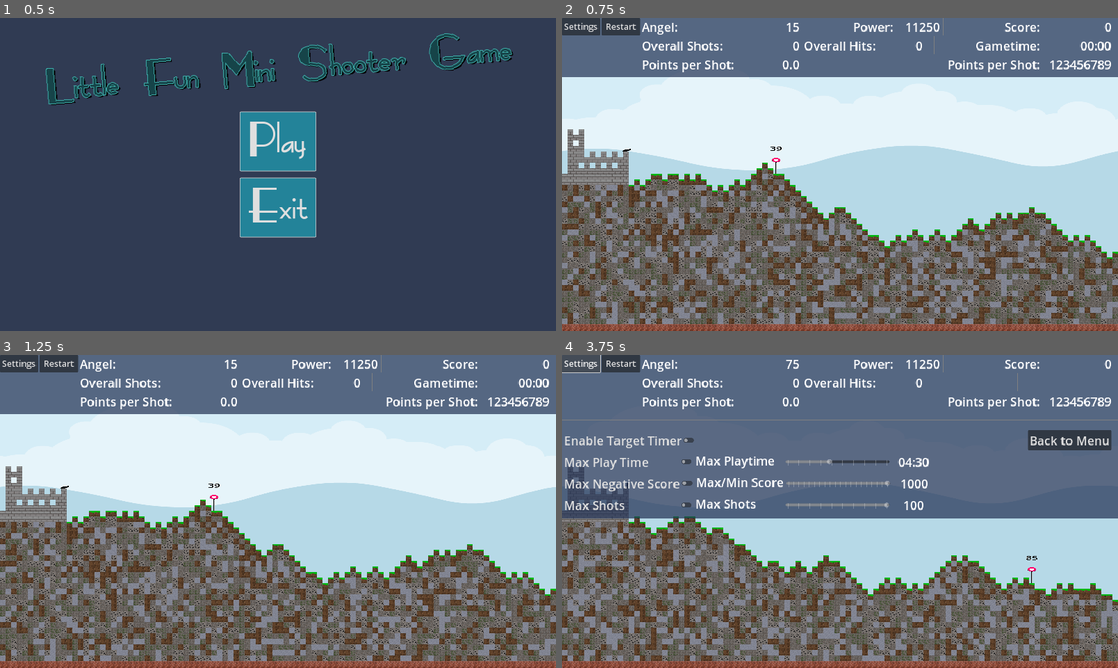
Above: before the commit, frames 1-4 (two rows, left to right).
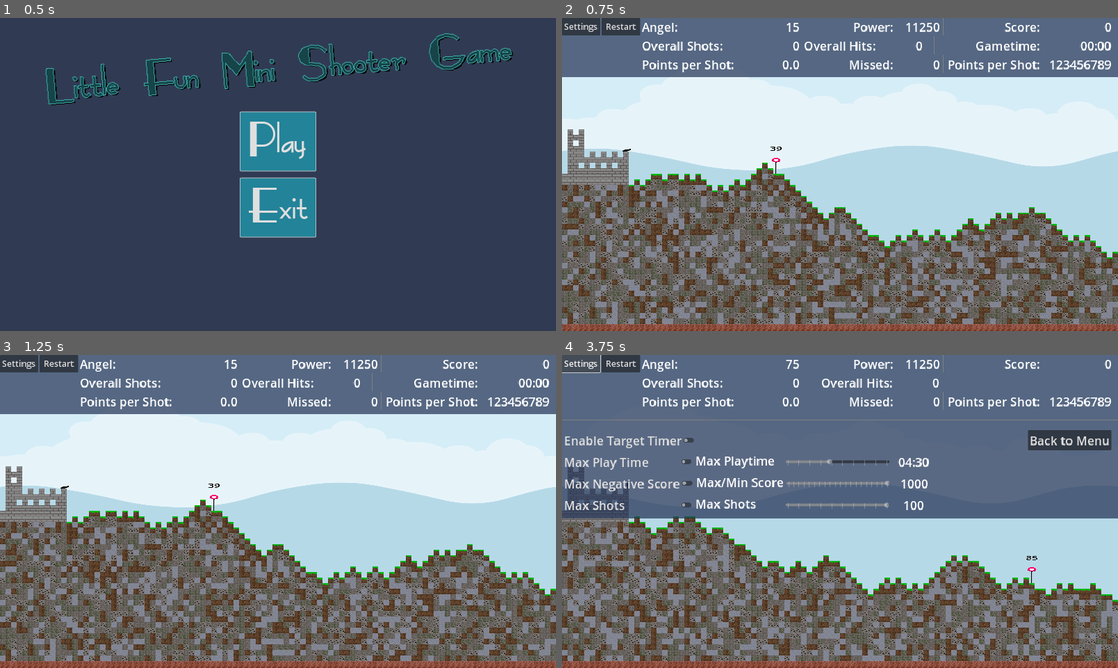
Above: after the commit, the same moments.

Repository: Coding-4Fun/Just4Fun_Mini_Shootergame
Game: Godot game, scene res://UI/MainMenuUI.tscn
Two runs of this game, one before a commit and one after it. Both use one fixed random seed, a clock stepped at 60 frames per second and the inputs below.
Inputs:
- Up to frame 1 (0.5 s): no input
- Up to frame 2 (0.75 s): click "Play" at 0.5 s
- Up to frame 3 (1.25 s): no input
- Up to frame 4 (3.75 s): click "Restart" at 1.25 s; click "Restart" at 2 s; click "Restart" at 2.75 s; click "Settings" at 3.5 s

Frame 1 is identical in both runs. In frame 2, 0.1% of the frame differs, in the area x 51-69%, y 11-18%; in frame 3, 0.1%; in frame 4, 0.5%, in the area x 43-82%, y 5-18%.

Commit message:
Add: Display Missed shot counter

Diff:
--- a/UI/InGameUI.gd
+++ b/UI/InGameUI.gd
@@ -5,6 +5,7 @@
 var _shots : float = 0
 var _score : float = 0
 var _hits : float = 0
+var _missed : float = 0
 
 var _backgroundMin := Vector2i(170,470)
 
@@ -46,6 +47,7 @@
 
 	$BoxContainer/HBoxHudMiddle/hBoxShots/labShots.text = str(_shots)
 	$BoxContainer/HBoxHudMiddle/hBoxHits/labHits.text = str(_hits)
+	$BoxContainer/HBoxHudBottom/hBoxMisHits/labMissHits.text = str(_missed)
 	$BoxContainer/HBoxHudTop/hBoxScore/labScore.text = str(_score)
 	$BoxContainer/HBoxHudTop/hBoxPower/labPower.text = str(test.min_velocity)
 	$BoxContainer/HBoxHudBottom/hBoxPointsPerShot/labPointsPerShots.text = "0.0"
@@ -75,23 +77,28 @@
 func _on_UIScore_Change(score) -> void:
 	_score += score
 	$BoxContainer/HBoxHudTop/hBoxScore/labScore.text = str(_score)
-	GSM.emit_signal("GameStateChange", _score, _hits, _shots)
+	# GSM.emit_signal("GameStateChange", _score, _hits, _shots)
 	if score > 0:
 		_hits += 1
 		$BoxContainer/HBoxHudMiddle/hBoxHits/labHits.text = str(_hits)
-		GSM.emit_signal("GameStateChange", _score, _hits, _shots)
 	if _shots != 0:
 		var pps:float = float(float(_score) / float(_shots))
 		$BoxContainer/HBoxHudBottom/hBoxPointsPerShot/labPointsPerShots.text = "%.3f" % pps
+	if score < 0:
+		_missed += 1
+		$BoxContainer/HBoxHudBottom/hBoxMisHits/labMissHits.text = str(_missed)
+	GSM.emit_signal("GameStateChange", _score, _hits, _shots)
 
 ## Reset the Game
 func _on_buttGameReset_button_pressed() -> void:
 	_shots = 0.0
 	_score = 0.0
 	_hits = 0.0
+	_missed = 0.0
 	$BoxContainer/HBoxHudTop/hBoxScore/labScore.text = str(_score)
 	$BoxContainer/HBoxHudMiddle/hBoxShots/labShots.text = str(_shots)
 	$BoxContainer/HBoxHudMiddle/hBoxHits/labHits.text = str(_hits)
+	$BoxContainer/HBoxHudBottom/hBoxMisHits/labMissHits.text = str(_missed)
 	$BoxContainer/HBoxHudBottom/hBoxPointsPerShot/labPointsPerShots.text = "0.0"
 	emit_signal("UIResetGame")
 	GSM.GameTimerTimeElapsed = 0
--- a/UI/IngameUI_Redesign.tscn
+++ b/UI/IngameUI_Redesign.tscn
@@ -91,7 +91,6 @@
 [node name="label" type="Label" parent="BoxContainer/HBoxHudTop/hBoxPower"]
 layout_mode = 2
 size_flags_horizontal = 10
-size_flags_vertical = 0
 theme_override_font_sizes/font_size = 35
 text = "Power:"
 horizontal_alignment = 2
@@ -105,6 +104,7 @@
 horizontal_alignment = 2
 
 [node name="VSeparator3" type="VSeparator" parent="BoxContainer/HBoxHudTop"]
+custom_minimum_size = Vector2(10, 0)
 layout_mode = 2
 size_flags_horizontal = 3
 
@@ -169,12 +169,13 @@
 
 [node name="hBoxHits" type="HBoxContainer" parent="BoxContainer/HBoxHudMiddle"]
 layout_mode = 2
-mouse_filter = 2
+size_flags_horizontal = 3
+mouse_filter = 2
+alignment = 1
 
 [node name="label" type="Label" parent="BoxContainer/HBoxHudMiddle/hBoxHits"]
 custom_minimum_size = Vector2(100, 0)
 layout_mode = 2
-size_flags_vertical = 0
 theme_override_font_sizes/font_size = 35
 text = "Overall Hits:"
 vertical_alignment = 1
@@ -187,6 +188,7 @@
 horizontal_alignment = 2
 
 [node name="VSeparator3" type="VSeparator" parent="BoxContainer/HBoxHudMiddle"]
+custom_minimum_size = Vector2(10, 0)
 layout_mode = 2
 size_flags_horizontal = 3
 
@@ -242,6 +244,33 @@
 text = "123456789"
 
 [node name="VSeparator2" type="VSeparator" parent="BoxContainer/HBoxHudBottom"]
+layout_mode = 2
+
+[node name="hBoxMisHits" type="HBoxContainer" parent="BoxContainer/HBoxHudBottom"]
+custom_minimum_size = Vector2(392, 0)
+layout_mode = 2
+size_flags_horizontal = 6
+mouse_filter = 2
+alignment = 1
+
+[node name="label" type="Label" parent="BoxContainer/HBoxHudBottom/hBoxMisHits"]
+custom_minimum_size = Vector2(100, 0)
+layout_mode = 2
+size_flags_horizontal = 10
+theme_override_font_sizes/font_size = 35
+text = "Missed:"
+horizontal_alignment = 2
+vertical_alignment = 1
+
+[node name="labMissHits" type="Label" parent="BoxContainer/HBoxHudBottom/hBoxMisHits"]
+custom_minimum_size = Vector2(130, 0)
+layout_mode = 2
+theme_override_font_sizes/font_size = 35
+text = "123456789"
+horizontal_alignment = 2
+
+[node name="VSeparator4" type="VSeparator" parent="BoxContainer/HBoxHudBottom"]
+custom_minimum_size = Vector2(10, 0)
 layout_mode = 2
 
 [node name="hBoxPointsPerShot_2" type="HBoxContainer" parent="BoxContainer/HBoxHudBottom"]
